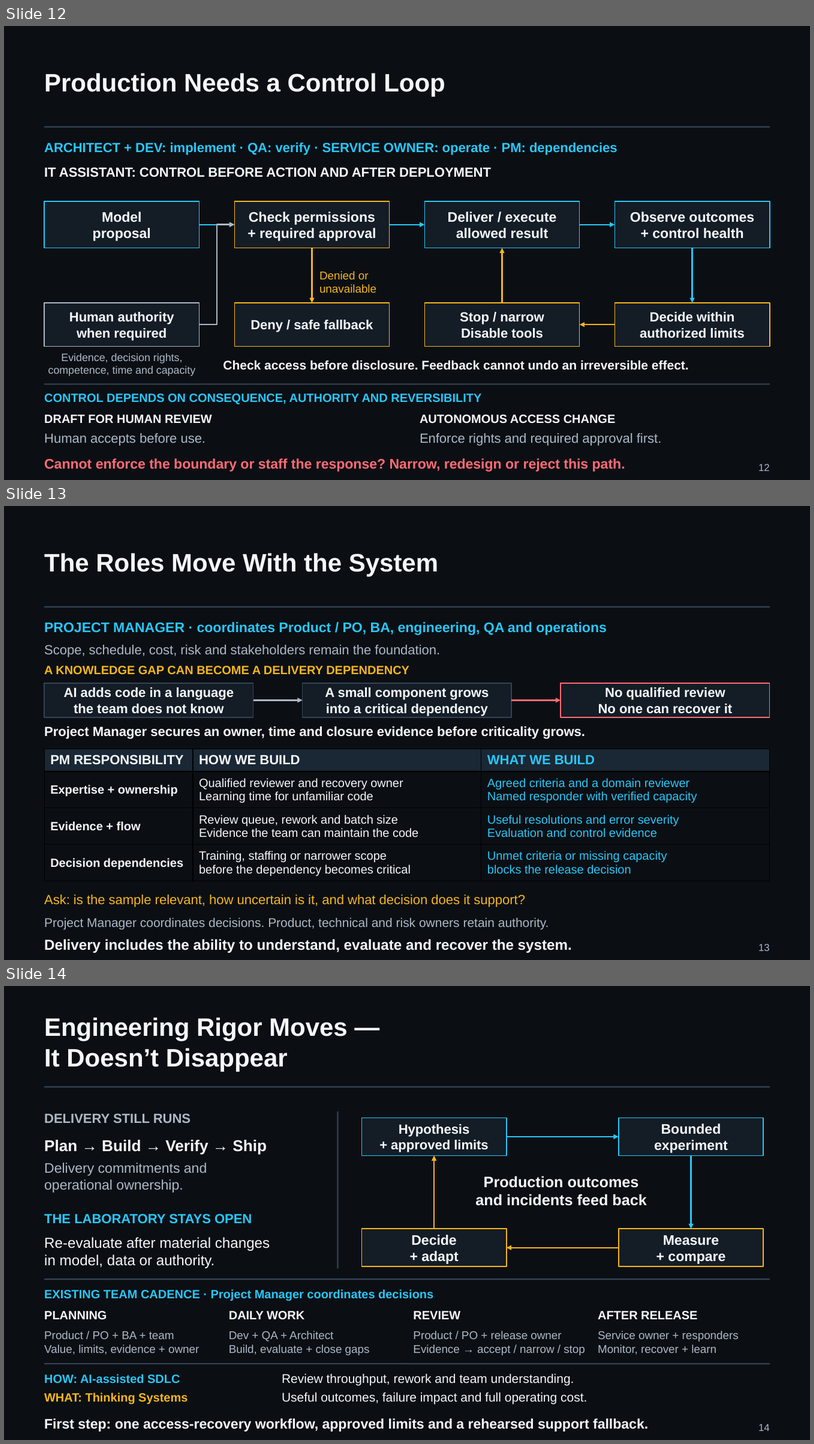
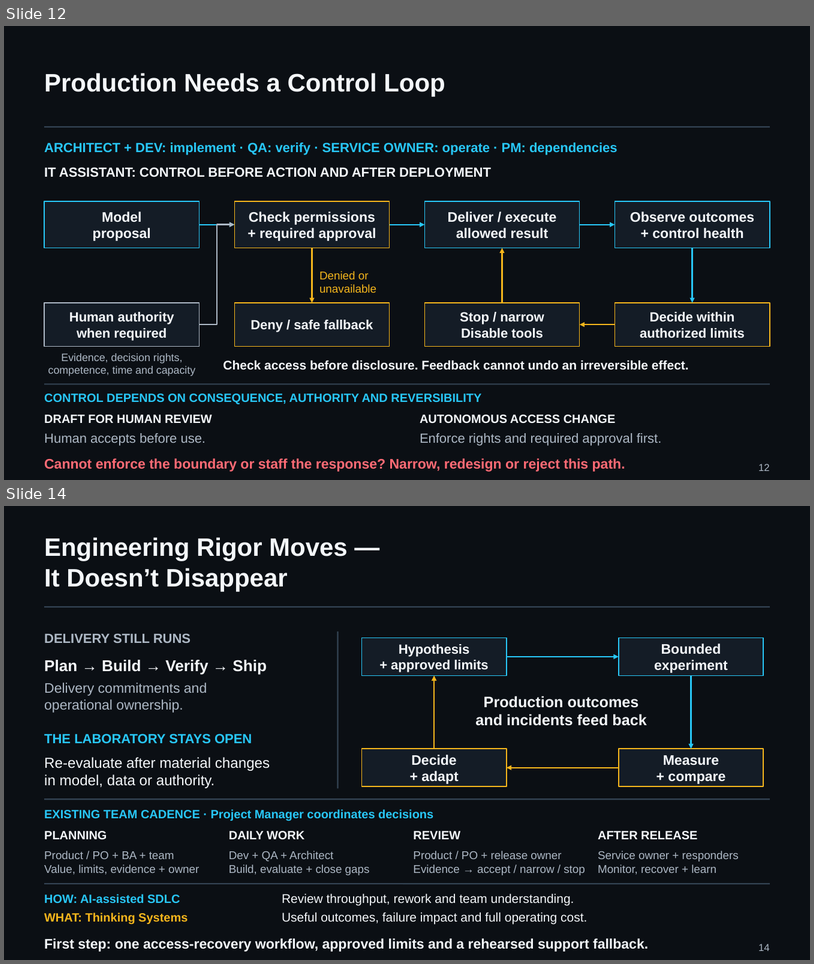
Before and after one commit to UncertaintyArchitectureGroup/uncertainty-architecture, a slide deck: assets/presentations/pmday-2026/ai-changes-both-sides.pptx. Shown one above the other, each under a label of ours: slides 12, 13 and 14 before the commit, slides 12 and 14 after it; the slides between them are not shown. The pictures are 814x1444 and 814x964 pixels, drawn with LibreOffice and Linux fonts; fonts in the diff are those of the drawing. Boxes give left, top, right and bottom in pixels: in the first picture for what was removed or moved away, otherwise in the second. Text is boxed around its words. In the diff, an @@ line names an element or a change of style, - is before the commit and + after.

```diff
--- a/assets/presentations/pmday-2026/ai-changes-both-sides.pptx
+++ b/assets/presentations/pmday-2026/ai-changes-both-sides.pptx
@@ slide 13 removed at [4, 506, 810, 960], background #0B0F14 @@
@@ text removed at [44, 553, 438, 576] @@
-The Roles Move With the System
@@ line removed from (45, 607) to (770, 607) @@
@@ text removed at [44, 622, 607, 635] @@
-PROJECT MANAGER · coordinates Product / PO, BA, engineering, QA and operations
@@ text removed at [44, 645, 440, 657] @@
-Scope, schedule, cost, risk and stakeholders remain the foundation.
@@ text removed at [44, 666, 410, 675] @@
-A KNOWLEDGE GAP CAN BECOME A DELIVERY DEPENDENCY
@@ rectangle removed at [45, 683, 254, 717] @@
@@ rectangle removed at [303, 683, 512, 717] @@
@@ rectangle removed at [561, 683, 770, 717] @@
@@ text removed at [64, 687, 234, 714] @@
-AI adds code in a language
-the team does not know
@@ arrow removed from (253, 700) to (303, 700) @@
@@ text removed at [325, 687, 489, 716] @@
-A small component grows
-into a critical dependency
@@ arrow removed from (512, 700) to (561, 700) @@
@@ text removed at [599, 687, 732, 714] @@
-No qualified review
-No one can recover it
@@ text removed at [44, 726, 585, 739] @@
-Project Manager secures an owner, time and closure evidence before criticality grows.
@@ table removed at [45, 748, 770, 881], 4 rows, 3 columns @@
-PM RESPONSIBILITY | HOW WE BUILD | WHAT WE BUILD
-Expertise + ownership | Qualified reviewer and recovery owner / Learning time for unfamiliar code | Agreed criteria and a domain reviewer / Named responder with verified capacity
-Evidence + flow | Review queue, rework and batch size / Evidence the team can maintain the code | Useful resolutions and error severity / Evaluation and control evidence
-Decision dependencies | Training, staffing or narrower scope / before the dependency becomes critical | Unmet criteria or missing capacity / blocks the release decision
@@ text removed at [44, 894, 525, 907] @@
-Ask: is the sample relevant, how uncertain is it, and what decision does it support?
@@ text removed at [44, 918, 549, 929] @@
-Project Manager coordinates decisions. Product, technical and risk owners retain authority.
@@ text removed at [44, 939, 572, 952] @@
-Delivery includes the ability to understand, evaluate and recover the system.
@@ text removed at [759, 943, 770, 951] @@
-13
```
Also in this commit, not shown: 3 slides changed, 1 slide added, 11 other files.
